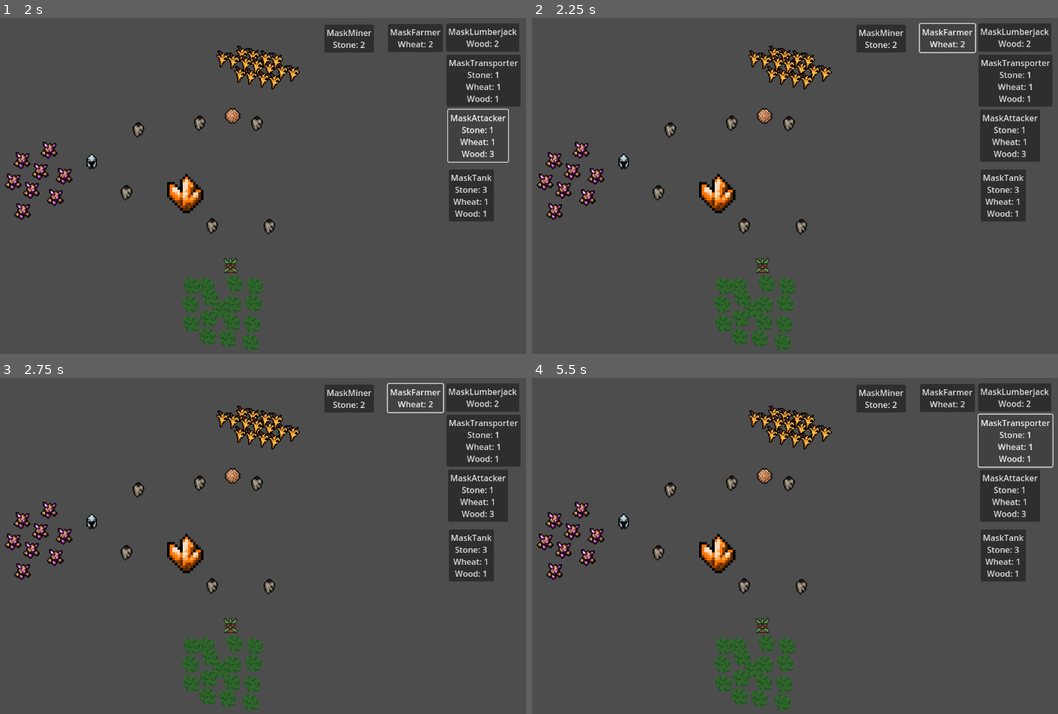
Above: before the commit, frames 1-4 (two rows, left to right).
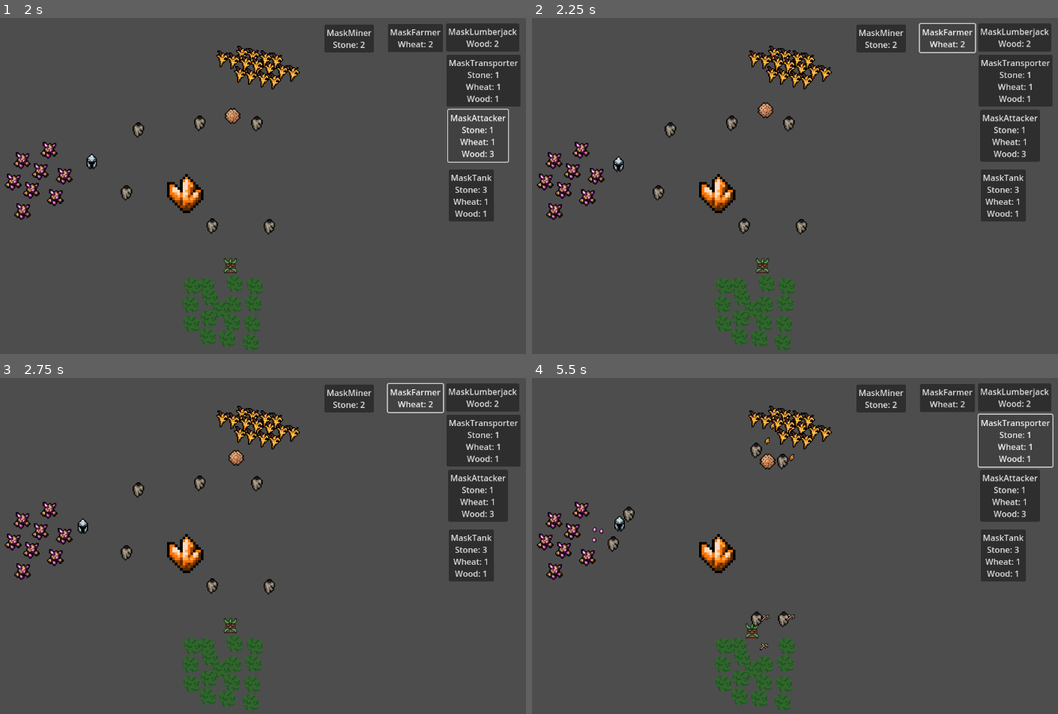
Above: after the commit, the same moments.

Repository: Kayno0o/gwj-86-godot
Game: Godot game, scene res://stages/game/game.tscn
Two runs of this game, one before a commit and one after it. Both use one fixed random seed, a clock stepped at 60 frames per second and the inputs below.
Inputs:
- Up to frame 1 (2 s): click "MaskTransporter Stone: 1 Whea…" at 0.5 s; click "MaskAttacker Stone: 1 Wheat: …" at 1.25 s
- Up to frame 2 (2.25 s): click "MaskFarmer Wheat: 2" at 2 s
- Up to frame 3 (2.75 s): no input
- Up to frame 4 (5.5 s): click "MaskLumberjack Wood: 2" at 2.75 s; click "MaskTank Stone: 3 Wheat: 1 Wo…" at 3.5 s; click "MaskMiner Stone: 2" at 4.25 s; click "MaskTransporter Stone: 1 Whea…" at 5 s

Frame 1 is identical in both runs. In frame 2, 0.2% of the frame differs, in the area x 15-46%, y 25-46%; in frame 3, 0.3%; in frame 4, 1.5%, in the area x 10-53%, y 13-82%.
Error before the commit: Parse Error: Could not find type "Totem" in the current scope. (res://scripts/global/InventoryManager.gd:9)

Commit message:
Revert "Merge remote-tracking branch 'origin/feature/sacrifice' into alpha-ongoing"
This reverts commit 4a0cdec5c59fdd6e93c490b7581777a48cd2ccab, reversing
changes made to b7db164d86c914f33179716040ff861dde723352.

Diff:
--- a/entities/entity.gd
+++ b/entities/entity.gd
@@ -40,8 +40,16 @@
 	print(sprite)
 	TargetManager.register_target(self, [target_type])
 	TargetManager.target_removed.connect(_on_target_removed)
-	health_component.death.connect(_on_death)
+	health_component.death.connect(on_death)
 	inventory_component._ready()
+
+func on_death():
+	TargetManager.unregister_target(self, [target_type])
+	queue_free()
+
+func _on_target_removed(target: Node) -> void:
+	if current_target == target:
+		current_target = null
 
 func find_closer_target() -> Node:
 	var priorities_group = Enum.get_target_priorities(type)
@@ -99,11 +107,3 @@
 	return SkillTreeManager.get_fstat(type, SkillTreeManager.StatType.AttackRange, attack_range)
 func get_attack_view_distance() -> float:
 	return SkillTreeManager.get_fstat(type, SkillTreeManager.StatType.AttackViewDistance, attack_view_distance)
-
-func _on_death():
-	TargetManager.unregister_target(self, [target_type])
-	queue_free()
-
-func _on_target_removed(target: Node) -> void:
-	if current_target == target:
-		current_target = null
--- a/entities/mask/mask.tscn
+++ b/entities/mask/mask.tscn
@@ -7,7 +7,6 @@
 [ext_resource type="Script" uid="uid://c71etamalrqcg" path="res://scripts/states/PickupState.gd" id="5_nwnoh"]
 [ext_resource type="Script" uid="uid://b6f3y6w2jpbkn" path="res://scripts/states/AttackState.gd" id="6_5adr3"]
 [ext_resource type="Script" uid="uid://d16d732w83vjp" path="res://scripts/states/DepositItemState.gd" id="7_deposit"]
-[ext_resource type="Script" uid="uid://bk7rsikwv3drd" path="res://scripts/states/SacrificeState.gd" id="8_xmf0i"]
 
 [sub_resource type="CircleShape2D" id="CircleShape2D_p0has"]
 radius = 8.0
@@ -47,7 +46,3 @@
 [node name="DepositItemState" type="Node" parent="StateMachine"]
 script = ExtResource("7_deposit")
 metadata/_custom_type_script = "uid://d16d732w83vjp"
-
-[node name="SacrificeState" type="Node" parent="StateMachine"]
-script = ExtResource("8_xmf0i")
-metadata/_custom_type_script = "uid://bk7rsikwv3drd"
--- a/project.godot
+++ b/project.godot
@@ -21,7 +21,6 @@
 TargetManager="*res://scripts/global/TargetManager.gd"
 Enum="*res://scripts/global/Enum.gd"
 SkillTreeManager="*res://scripts/global/SkillTreeManager.gd"
-InventoryManager="*res://scripts/global/InventoryManager.gd"
 
 [layer_names]
 
--- a/scripts/State.gd
+++ b/scripts/State.gd
@@ -6,7 +6,6 @@
 	Pickup = 2,
 	Attack = 3,
 	DepositItem = 4,
-	Sacrifice = 5,
 }
 
 var parent: Entity
--- a/scripts/StateMachine.gd
+++ b/scripts/StateMachine.gd
@@ -41,12 +41,6 @@
 	if type != null and states.has(type):
 		change_state(states[type])
 
-func change_state_type(type: State.Type) -> bool:
-	if type == null or not states.has(type): return false
-
-	change_state(states[type])
-	return true
-
 func change_state(new_state: State) -> void:
 	if current_state:
 		current_state.exit()
--- a/scripts/components/LootComponent.gd
+++ b/scripts/components/LootComponent.gd
@@ -31,5 +31,3 @@
 		parent.add_child(loot_instance)
 
 	return true
-
-# TODO add a method to drop items
--- a/scripts/global/Enum.gd
+++ b/scripts/global/Enum.gd
@@ -31,6 +31,9 @@
 
 	Totem = 30,
 }
+
+var ongoing_shopping_list : Array[Dictionary] # Array of Dictionnary full of Enums, it counts
+var current_shopping_list : Dictionary
 
 ## highest to lowest priority
 const BEHAVIOR_PROFILES: Dictionary[EntityType, Array] = {
--- a/scripts/global/InventoryManager.gd
+++ /dev/null
@@ -1,189 +0,0 @@
-extends Node
-
-# il stocke les objets du joueurs sous forme de Dictionnary {"ressource": quantité, ..., "ressource": quantité}
-# Lors d'un achats d'upgrade, c'est ici que les transactions se font :
-# le skill tree envoie une liste de course exemple : {"Wood" : 3, "Stone": 4}
-# check si il a les fonds, si c'est le cas : il demande a une unité de remplir les conditions d'achats
-# ( emmener les ressources requise a l'achat )
-
-var totem: Totem
-
-var shopping_lists: Array[Dictionary] # Array of Dictionnary full of Enums, it counts
-
-var current_list: Dictionary[String, int] = {}
-
-# { [ItemType]: int, [EntityType]: Array[Mask] }
-var inventory: Dictionary = {}
-
-var entities_keys = Enum.EntityType.keys()
-var items_keys = Enum.ItemType.keys()
-
-signal update_inventory
-
-func init() -> void:
-	for entityType in entities_keys:
-		inventory[entityType] = []
-
-	for itemtype in items_keys:
-		inventory[itemtype] = 0
-
-	TargetManager.target_available.connect(_on_target_available)
-	TargetManager.target_removed.connect(_on_target_removed)
-
-	update_inventory.emit()
-
-# dépose un item dans l'inventaire
-func deposit_item(itemtype: String, amount: int) -> void:
-	inventory[itemtype] += amount
-	update_inventory.emit()
-
-# instantly pay given shopping list
-func pay_shopping_list(shopping_list: Dictionary[String, int]) -> bool:
-	if shopping_list.is_empty(): return false
-	if not can_pay(shopping_list): return false
-
-	_pay_given_list(shopping_list, true)
-
-	return true
-
-# ajoute la liste d'achat
-func add_shopping_list(shopping_list: Dictionary[String, int]) -> bool:
-	if shopping_list.is_empty(): return false
-	if not can_pay(shopping_list): return false
-
-	shopping_lists.append(shopping_list)
-	_queue_start()
-
-	return true
-
-# vérifie si les fond necessaire pour la liste sont dans l'inventaire
-func can_pay(shopping_list: Dictionary[String, int]) -> bool:
-	for item in shopping_list:
-		if not _has_fund_for_item(item, shopping_list[item]):
-			return false
-
-	return true
-
-# current list is not empty
-func has_sacrifice() -> bool:
-	for item in current_list:
-		if current_list[item] > 0:
-			return true
-
-		current_list.erase(item)
-
-	current_list = {}
-
-	return false
-
-func sacrifice_item(item: Item):
-	current_list[Enum.ItemType.find_key(item.item_type)] -= 1
-	item.queue_free()
-
-	if _is_current_list_paid():
-		_queue_start()
-
-func sacrifice_mask(entity: Entity):
-	current_list[Enum.EntityType.find_key(entity.type)] -= 1
-	entity.queue_free()
-
-	if _is_current_list_paid():
-		_queue_start()
-
-#region internal methods
-# put first element of queue in current list
-func _queue_start() -> bool:
-	if not current_list.is_empty(): return false
-	if shopping_lists.is_empty(): return false
-
-	current_list = shopping_lists.pop_front()
-	_pay_current_list()
-
-	return true
-
-# vérifie si on a les fonds necessaire pour 1 item ou entité
-func _has_fund_for_item(item: String, amount: int) -> bool:
-	if _is_item_an_entity(item):
-		return inventory[item].size() >= amount
-
-	return inventory[item] >= amount
-
-func _is_current_list_paid() -> bool:
-	for item in current_list:
-		if current_list[item] > 0:
-			return false
-
-		current_list.erase(item)
-
-	return true
-
-# vérifie si l'item est une entité
-func _is_item_an_entity(item: String) -> bool:
-	return entities_keys.has(item)
-
-# enlève les ressources de l'inventaire, et sélectionne les entités à sacrifier
-func _pay_current_list() -> void:
-	_pay_given_list(current_list)
-
-func _pay_given_list(given_list: Dictionary[String, int], instantly: bool = false) -> void:
-	for item in given_list:
-		if _is_item_an_entity(item):
-			# send random entities of given type to sacrifice
-			for i in range(given_list[item]):
-				var rand: int = randi_range(0, inventory[item].size() - 1)
-				var entity: Mask = inventory[item].get(rand)
-				entity.state_machine.change_state_type(State.Type.Sacrifice)
-				inventory[item].erase(entity)
-
-			continue
-
-		inventory[item] -= given_list[item]
-
-		if instantly:
-			given_list.erase(item)
-#endregion
-
-#region signal methods
-func _on_target_available(target: Node2D, target_types: Array[Enum.TargetType]):
-	if not target_types.has(Enum.TargetType.Mask):
-		return
-
-	if target is not Mask:
-		return
-
-	var entity_type_string = Enum.EntityType.find_key(target.type)
-	if inventory[entity_type_string].has(target):
-		return
-
-	inventory[entity_type_string].push_back(target)
-	update_inventory.emit()
-
-	return
-
-func _on_target_removed(target: Node2D):
-	var target_types = TargetManager.get_target_types(target)
-	if not target_types.has(Enum.TargetType.Mask):
-		return
-
-	if target is not Mask:
-		return
-
-	var entity_type_string = Enum.EntityType.find_key(target.type)
-	if not inventory[entity_type_string].has(target):
-		return
-
-	inventory[entity_type_string].erase(target)
-	update_inventory.emit()
-
-func _unhandled_input(event: InputEvent) -> void:
-	if event is InputEventKey:
-		if not event.pressed: return
-		if event.keycode == KEY_T:
-			print_debug(can_pay({
-				"MaskTransporter": 2
-			}))
-		if event.keycode == KEY_P:
-			print_debug(add_shopping_list({
-				"MaskTransporter": 2
-			}))
-#endregion
--- a/scripts/global/SkillTreeManager.gd
+++ b/scripts/global/SkillTreeManager.gd
@@ -28,9 +28,9 @@
 	StatType.TargetSearchCooldown: 0.0,
 }
 
-var stat_bonuses: Dictionary[Enum.EntityType, Dictionary] = {}
+var stat_bonuses: Dictionary = {}
 
-func init() -> void:
+func _init() -> void:
 	for entity_type in Enum.EntityType.values():
 		stat_bonuses[entity_type] = _bonuses.duplicate()
 
--- a/scripts/global/Utils.gd
+++ b/scripts/global/Utils.gd
@@ -21,13 +21,3 @@
 	target.add_child(child)
 
 	child.position += parent.global_position - target.global_position
-
-func dictionnary_from_entries(keys: Array, values: Array) -> Dictionary:
-	var dict: Dictionary = {}
-
-	for i in range(keys):
-		var key = keys[i]
-		var value = values[i]
-		dict[key] = value
-
-	return dict
--- a/scripts/states/DepositItemState.gd
+++ b/scripts/states/DepositItemState.gd
@@ -103,7 +103,7 @@
 
 	item.fly_to(parent.current_target.global_position)
 
-	InventoryManager.deposit_item(Enum.ItemType.find_key(item.item_type), 1)
+	parent.current_target.deposit_item(Enum.ItemType.find_key(item.item_type), 1)
 
 	if not parent.inventory_component.is_empty():
 		deposit_timer.start(parent.deposit_speed)
--- a/scripts/states/IdleState.gd
+++ b/scripts/states/IdleState.gd
@@ -8,6 +8,7 @@
 
 func init(p_parent: Entity) -> void:
 	type = State.Type.Idle
+
 	super.init(p_parent)
 
 	search_timer = Timer.new()
@@ -21,6 +22,7 @@
 	add_child(wandering_timer)
 
 func enter() -> void:
+	print("enter idle")
 	search_timer.start(parent.get_target_search_cooldown())
 
 	parent.velocity = Vector2.ZERO
@@ -33,8 +35,6 @@
 	wandering_timer.stop()
 
 func process(_delta):
-	# TODO check if inventory has items to be moved
-
 	# target found, move to it
 	if parent.current_target and is_instance_valid(parent.current_target):
 		return State.Type.MoveToTarget
--- a/scripts/states/MoveToTargetState.gd
+++ b/scripts/states/MoveToTargetState.gd
@@ -13,9 +13,7 @@
 	add_child(search_timer)
 
 func enter() -> void:
-	# transporter do not try to find closer targets
-	if parent.type != Enum.EntityType.MaskTransporter:
-		search_timer.start(parent.get_target_search_cooldown())
+	search_timer.start(parent.get_target_search_cooldown())
 
 func exit() -> void:
 	search_timer.stop()
--- a/scripts/states/SacrificeState.gd
+++ /dev/null
@@ -1,39 +0,0 @@
-class_name SacrificeState extends State
-
-var totem: Totem
-
-func init(p_parent: Entity) -> void:
-	type = State.Type.Sacrifice
-	super.init(p_parent)
-
-func enter() -> void:
-	TargetManager.unregister_target(parent, [parent.target_type])
-
-	totem = InventoryManager.totem
-
-	var tween = get_tree().create_tween()
-	tween.tween_property(parent, "global_position", totem.global_position, 2) \
-		.set_trans(Tween.TRANS_SINE) \
-		.set_ease(Tween.EASE_IN_OUT)
-
-	tween.finished.connect(_on_tween_finished)
-
-	# TODO drop items (add method to InventoryComponent)
-
-	pass
-
-func exit() -> void:
-	pass
-
-func process(_delta: float):
-	# TODO move to fire or move items from totem to fire, and then move to fire
-	return
-
-func move_to_target() -> void:
-	var direction = (totem.global_position - parent.global_position).normalized()
-	parent.velocity = direction * parent.get_movement_speed()
-	parent.move_and_slide()
-
-func _on_tween_finished():
-	InventoryManager.sacrifice_mask(parent)
-	parent.queue_free()
--- a/stages/game/game.gd
+++ b/stages/game/game.gd
@@ -2,5 +2,3 @@
 
 func _init() -> void:
 	TargetManager.init()
-	InventoryManager.init()
-	SkillTreeManager.init()
--- a/stages/tests/test_enemy_attack_totem.tscn
+++ /dev/null
@@ -1,14 +0,0 @@
-[gd_scene load_steps=4 format=3 uid="uid://dun5ixfpq3vtr"]
-
-[ext_resource type="PackedScene" uid="uid://b5vp204l0464x" path="res://entities/villains/weak/weak.tscn" id="1_jmixp"]
-[ext_resource type="Script" uid="uid://cox74b6gr6uvl" path="res://stages/game/game.gd" id="1_ury07"]
-[ext_resource type="PackedScene" uid="uid://cps5jjnch8vi4" path="res://props/totem/totem.tscn" id="2_ury07"]
-
-[node name="test_enemy_attack_totem" type="Node2D"]
-script = ExtResource("1_ury07")
-
-[node name="Villain" parent="." instance=ExtResource("1_jmixp")]
-position = Vector2(558, 278)
-
-[node name="Totem" parent="." instance=ExtResource("2_ury07")]
-position = Vector2(173, 173)
Not shown: 1 places in entities/mask/mask.tscn that only renumber resources
Not shown, removed: scripts/global/InventoryManager.gd.uid
Not shown, removed: scripts/states/SacrificeState.gd.uid
